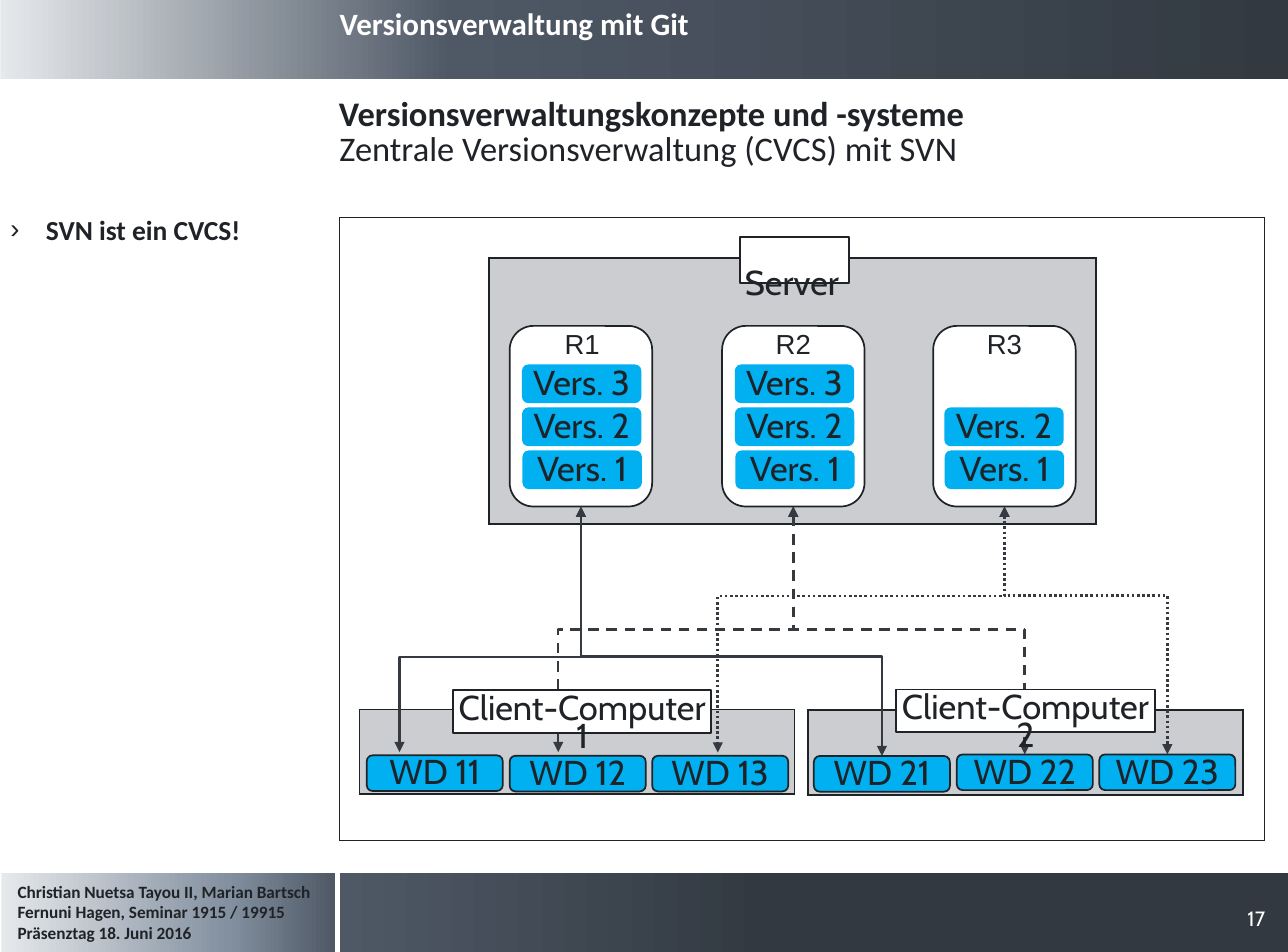
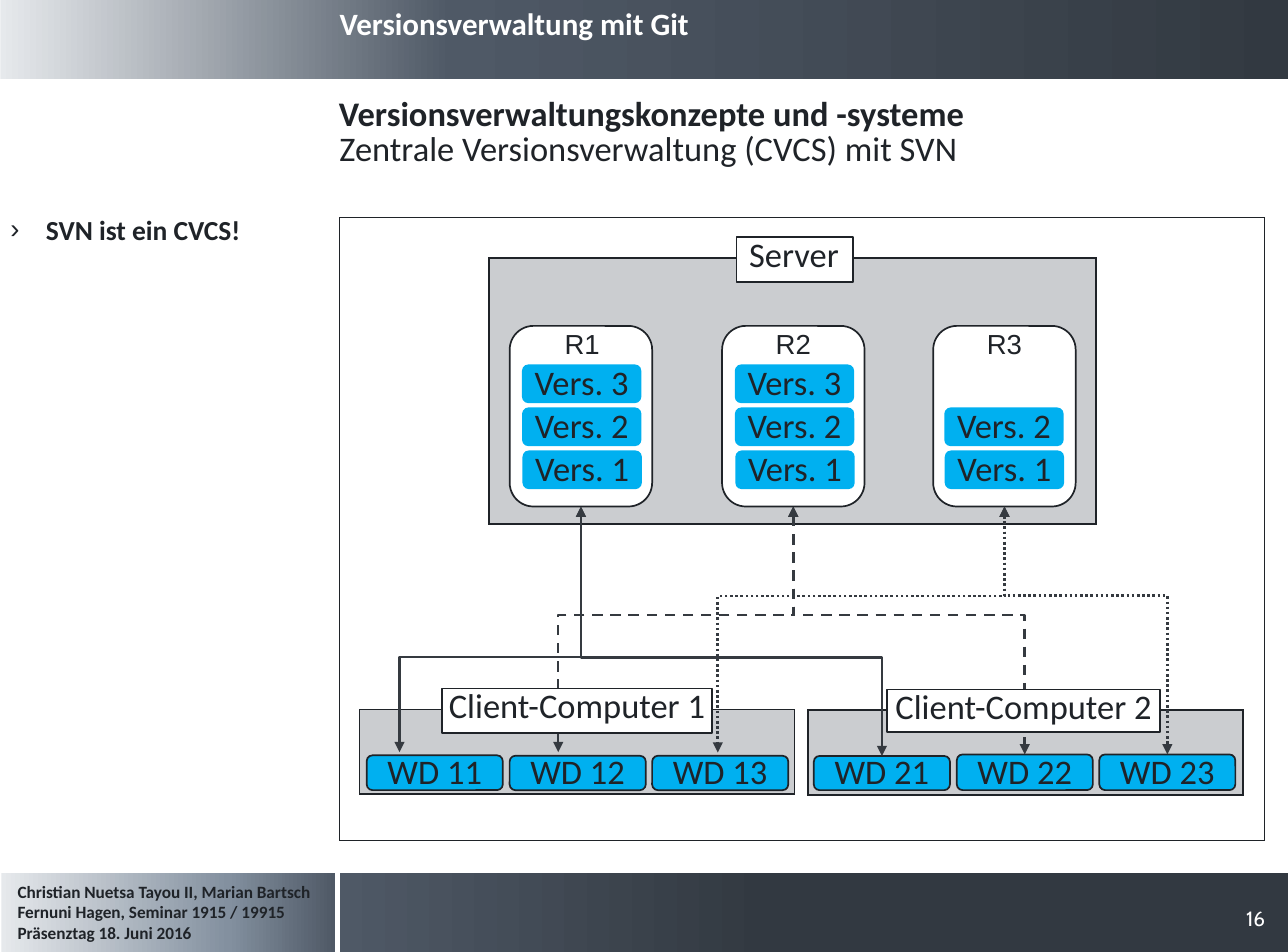
Before and after one commit to cristallin/git-project-seminar, a slide deck: slide 16 of Präsentation_Seminararbeit.pptx (slide 17 before the commit). Drawn at 1288x952 pixels with LibreOffice and Linux fonts; fonts in the diff are those of the drawing; background and template pictures are left out. Boxes give left, top, right and bottom in pixels: in the first picture for what was removed or moved away, otherwise in the second. Text is boxed around its words. In the diff, an @@ line names an element or a change of style, - is before the commit and + after.

```diff
--- a/Präsentation_Seminararbeit.pptx
+++ b/Präsentation_Seminararbeit.pptx
@@ rectangle "Server": place and size @@
-rectangle "Server" at box(740, 237, 849, 283)
+rectangle "Server" at box(736, 237, 853, 281)
@@ elbow double arrow (793, 507) - (558, 752): route changed @@
@@ elbow double arrow (581, 507) - (881, 756): route changed @@
@@ elbow double arrow (793, 507) - (1025, 755): route changed @@
@@ font Cabin to Calibri in 17 elements at box(522, 364, 641, 403), box(522, 408, 641, 446), box(522, 450, 641, 488), box(735, 364, 854, 403), box(735, 408, 854, 446), box(735, 450, 854, 488), box(945, 408, 1064, 446), box(945, 450, 1064, 488), box(957, 755, 1093, 791), box(1100, 755, 1236, 791), box(814, 756, 951, 791), box(367, 755, 503, 790), box(509, 756, 646, 791), box(652, 756, 788, 791), box(888, 689, 1160, 731), box(736, 237, 853, 281), box(443, 688, 712, 733) @@
@@ rectangle "Client-Computer 1": place and size @@
-rectangle "Client-Computer 1" at box(454, 690, 712, 733)
+rectangle "Client-Computer 1" at box(443, 688, 712, 733)
@@ rectangle "Client-Computer 2": place and size @@
-rectangle "Client-Computer 2" at box(896, 689, 1155, 731)
+rectangle "Client-Computer 2" at box(888, 689, 1160, 731)
@@ page number at box(1246, 911, 1265, 927): text changed @@
-17
+16
```
Also in this commit, not shown: 12 other slides changed, 1 slide removed.
